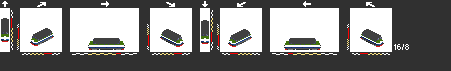
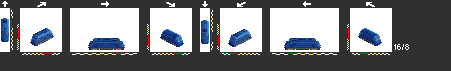
The second 451 × 71 image is a revision of the first. Changes to its layers:
hid "tttmy1", painted on it over [1, 18, 383, 50]
hid "my", painted on it over [1, 18, 384, 50]
showed "mx", painted on it over [1, 18, 384, 50]
